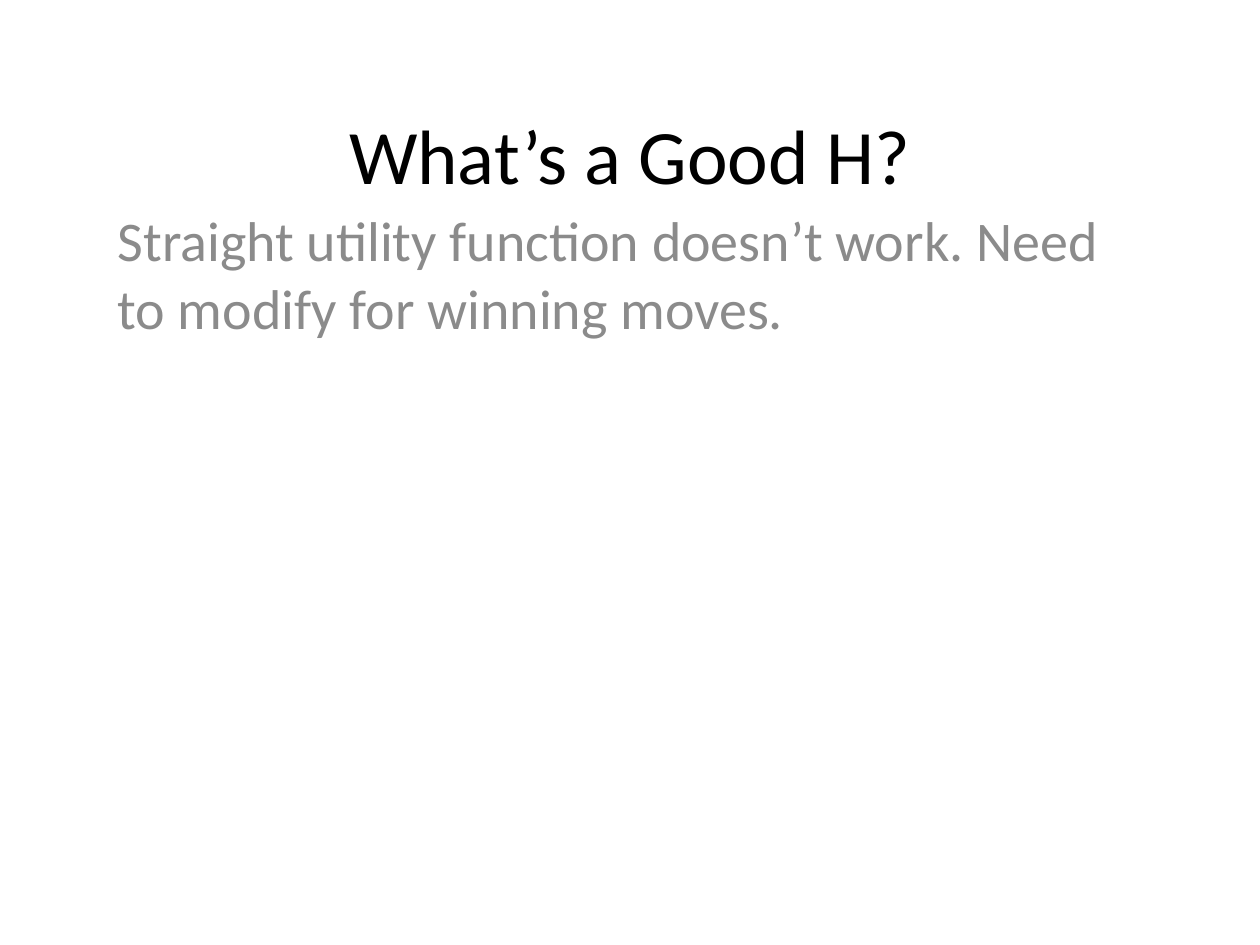
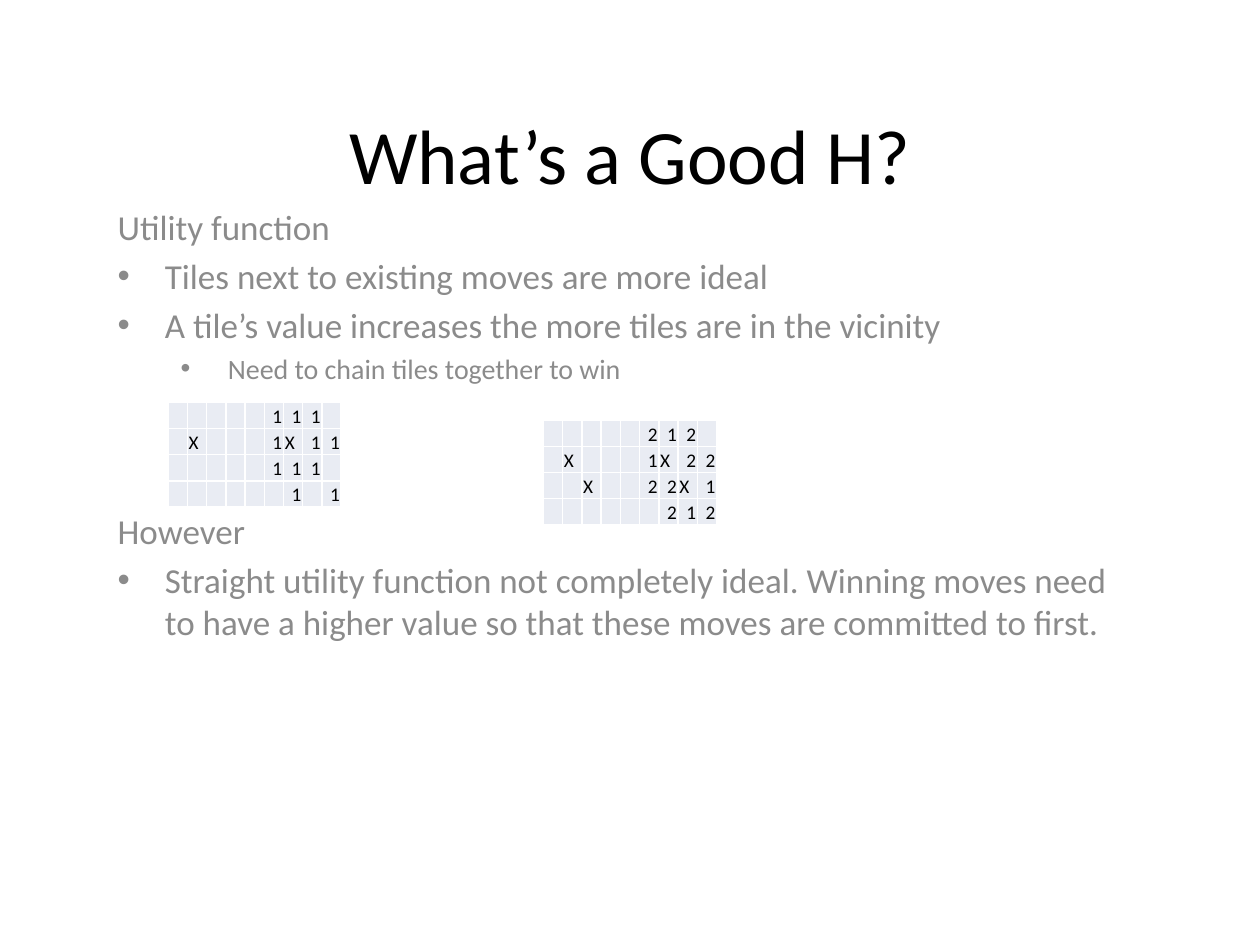
Before and after one commit to yangjiao2/271AIgame, a slide deck: slide 5 of Presentation.pptx. Drawn at 1260x945 pixels with LibreOffice and Linux fonts; fonts in the diff are those of the drawing. Boxes give left, top, right and bottom in pixels: in the first picture for what was removed or moved away, otherwise in the second. Text is boxed around its words. In the diff, an @@ line names an element or a change of style, - is before the commit and + after.

Commit message:
update

```diff
--- a/Presentation.pptx
+++ b/Presentation.pptx
@@ subtitle at bbox=[118, 216, 1106, 641]: text changed; size 32 to 20 pt @@
-Straight utility function doesn’t work. Need to modify for winning moves.
+Utility function
+• Tiles next to existing moves are more ideal
+• A tile’s value increases the more tiles are in the vicinity
+  • Need to chain tiles together to win
+However
+• Straight utility function not completely ideal. Winning moves need to have a higher value so that these moves are committed to first.
@@ table added at bbox=[168, 402, 338, 507], 4 rows, 9 columns @@
+ |  |  |  |  | 1 | 1 | 1 | 
+ | X |  |  |  | 1 | X | 1 | 1
+ |  |  |  |  | 1 | 1 | 1 | 
+ |  |  |  |  |  | 1 |  | 1
@@ table added at bbox=[543, 420, 713, 524], 4 rows, 9 columns @@
+ |  |  |  |  | 2 | 1 | 2 | 
+ | X |  |  |  | 1 | X | 2 | 2
+ |  | X |  |  | 2 | 2 | X | 1
+ |  |  |  |  |  | 2 | 1 | 2
```
Also in this commit, not shown: 4 other slides changed.
